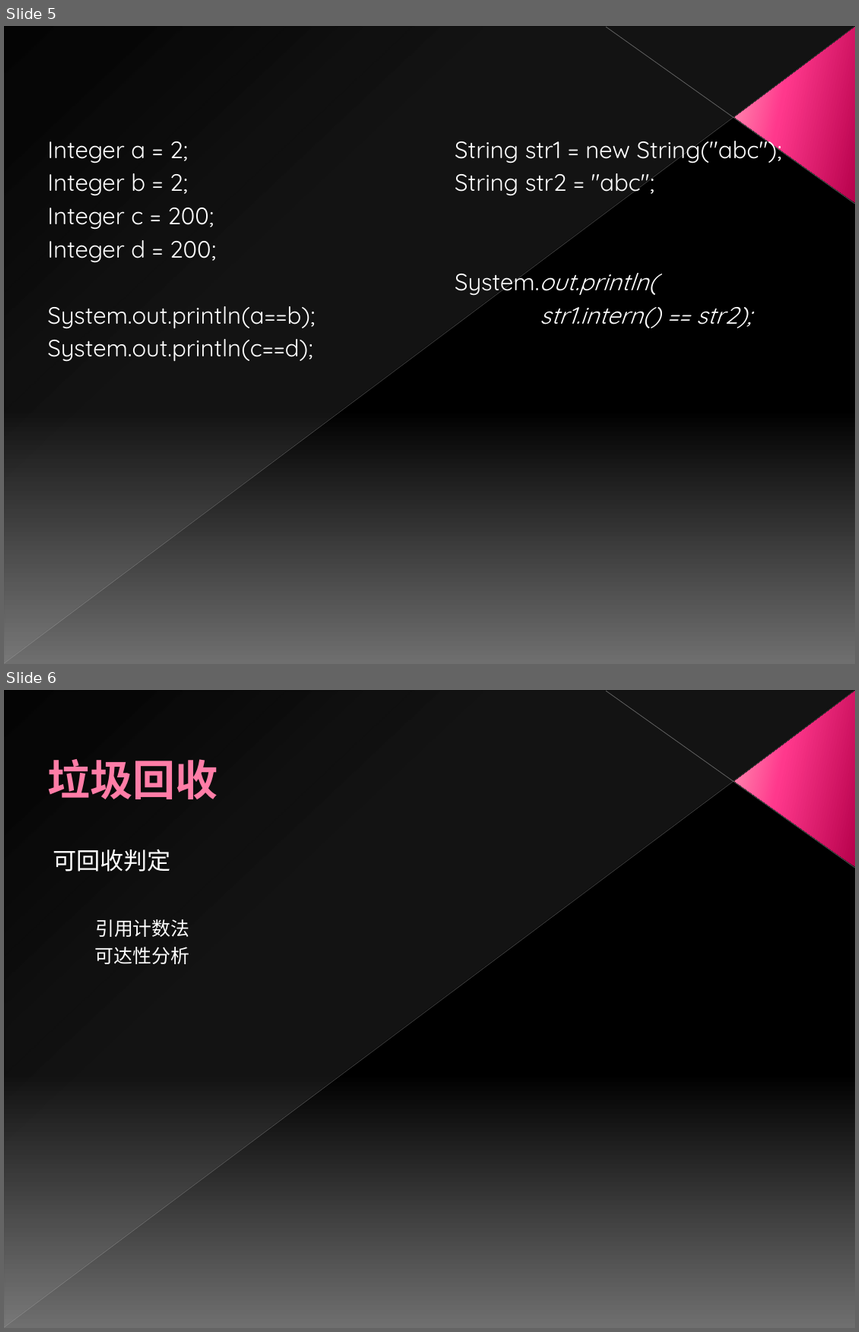
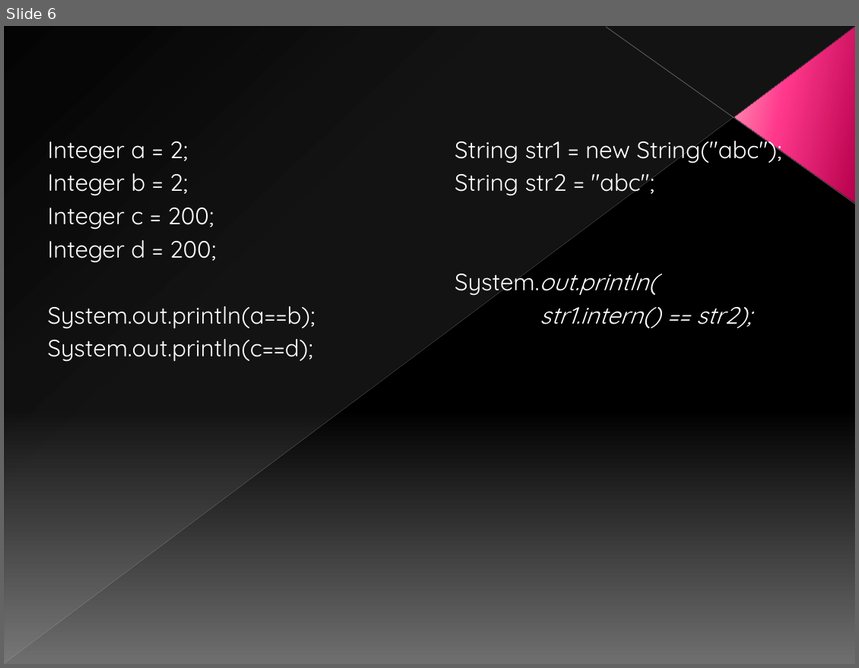
Before and after one commit to Horizonxy/mango, a slide deck: Android内存分析.ppt. Shown one above the other, each under a label of ours: slides 5 and 6 before the commit, slide 6 after it. The pictures are 859x1332 and 859x668 pixels, drawn with LibreOffice and Linux fonts; fonts in the diff are those of the drawing. Boxes give left, top, right and bottom in pixels: in the first picture for what was removed or moved away, otherwise in the second. Text is boxed around its words. In the diff, an @@ line names an element or a change of style, - is before the commit and + after.

```diff
--- a/Android内存分析.ppt
+++ b/Android内存分析.ppt
@@ slide 6 removed at [4, 690, 855, 1328], background gradient #000000 to #707070; not listed: 4 template elements that a slide beside it also shows @@
@@ title removed at [48, 759, 218, 799] @@
-垃圾回收
@@ text removed at [53, 849, 189, 964] @@
-可回收判定
-引用计数法
-可达性分析
@@ what was slide 5 is now slide 6 @@
```
Also in this commit, not shown: 1 slide changed, 3 slides added.
